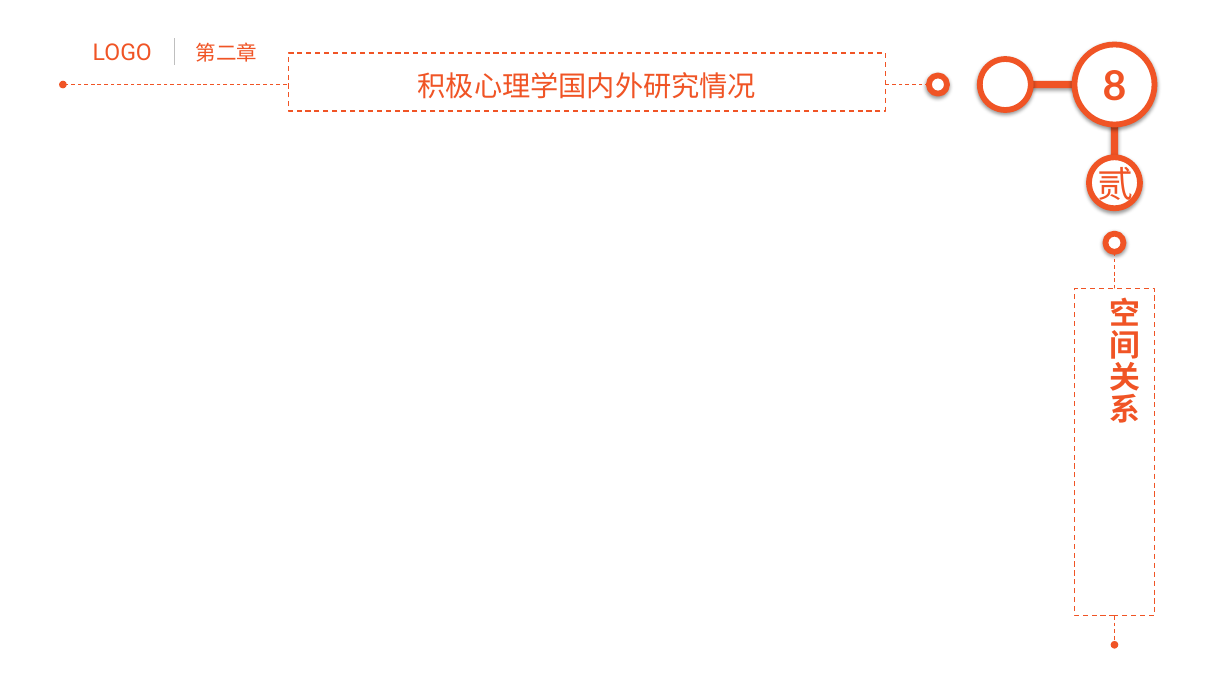
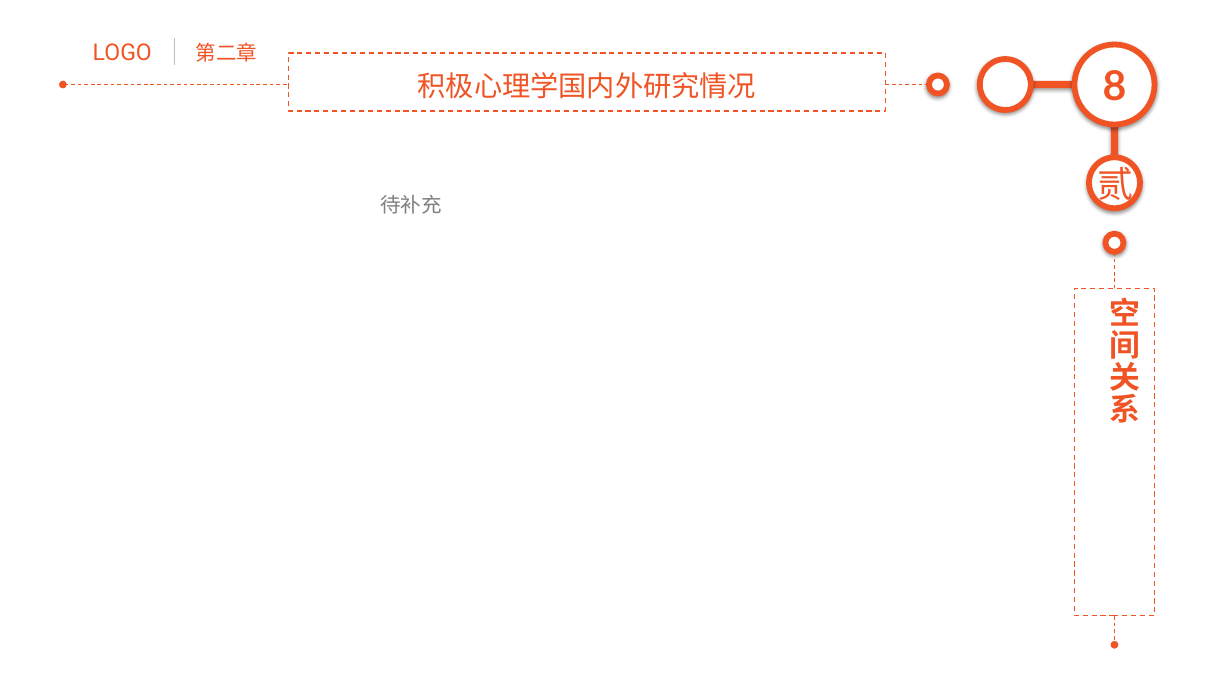
Before and after one commit to junstudys/positive-psychology, a slide deck: slide 8 of 积极心理学探索.pptx. Drawn at 1232x693 pixels with LibreOffice and Linux fonts; fonts in the diff are those of the drawing. Boxes give left, top, right and bottom in pixels: in the first picture for what was removed or moved away, otherwise in the second. Text is boxed around its words. In the diff, an @@ line names an element or a change of style, - is before the commit and + after.

```diff
--- a/积极心理学探索.pptx
+++ b/积极心理学探索.pptx
@@ text added at (x1=380, y1=195, x2=441, y2=214), 16 pt, text #808080 @@
+待补充
```
Also in this commit, not shown: 8 other slides changed, 3 slides added, 5 slides removed, 8 other files.
